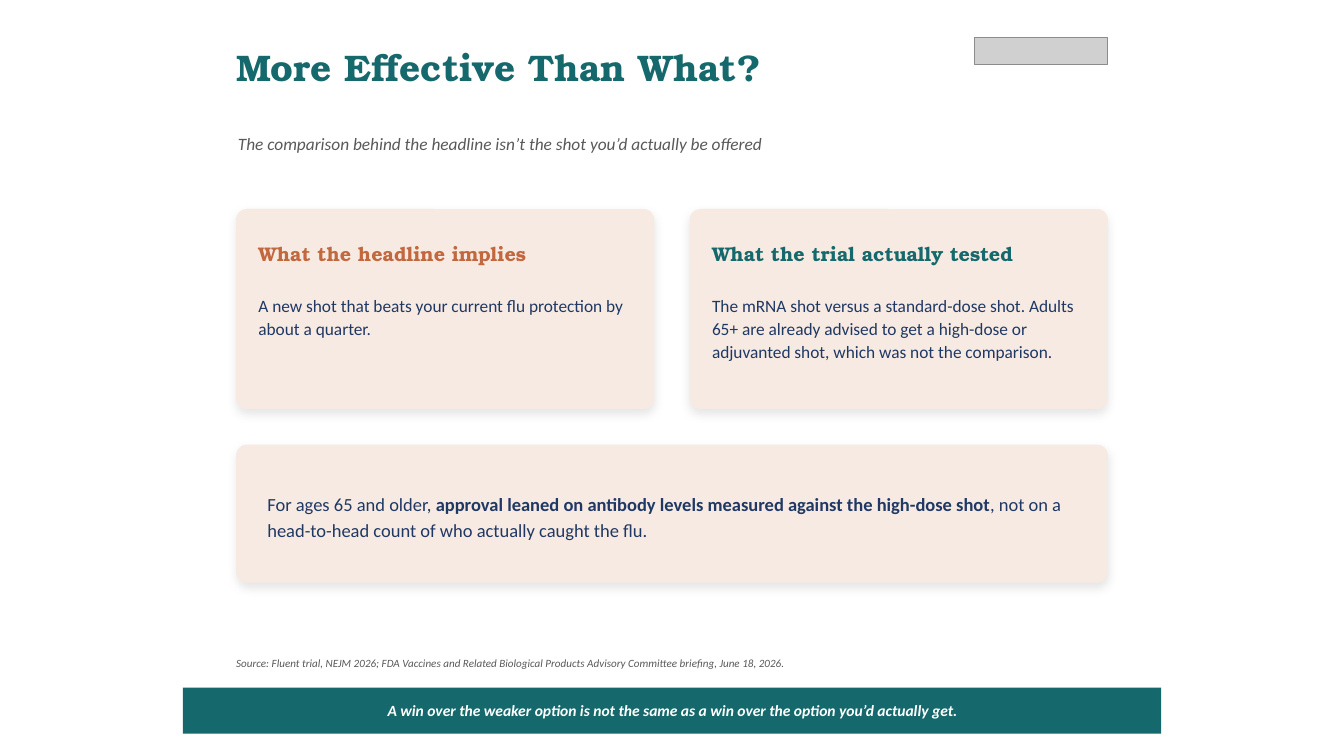
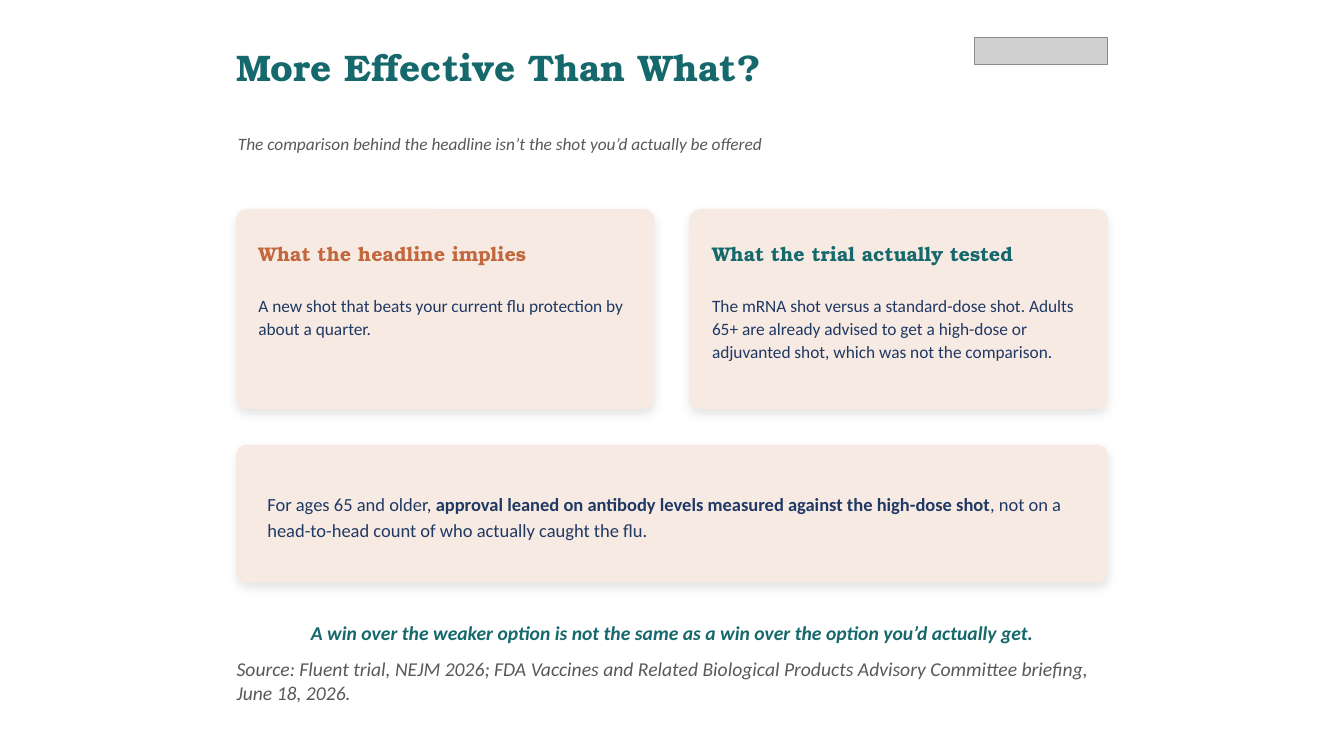
Before and after one commit to murraygmail/healthy-skepticism, a slide deck: slide 29 of materials/Day1.pptx (slide 30 before the commit). Drawn at 1344x756 pixels with LibreOffice and Linux fonts; fonts in the diff are those of the drawing; grey boxes stand for pictures. Boxes give left, top, right and bottom in pixels: in the first picture for what was removed or moved away, otherwise in the second. Text is boxed around its words. In the diff, an @@ line names an element or a change of style, - is before the commit and + after.

```diff
--- a/materials/Day1.pptx
+++ b/materials/Day1.pptx
@@ text "A win over the weaker ...": place and size @@
-text "A win over the weaker ..." at [388,705,957,719]
+text "A win over the weaker ..." at [311,626,1033,644]
@@ text "A win over the weaker ..." at [311,626,1033,644]: size 11 to 14 pt, text colour #FFFFFF to #15686B @@
@@ rectangle removed at [182,688,1162,734] @@
@@ text "Source: Fluent trial, NEJM 2026; ..." at [237,662,1088,702]: size 7.9 to 14 pt @@
```
Also in this commit, not shown: 10 other slides changed, 1 slide removed, 7 other files.
